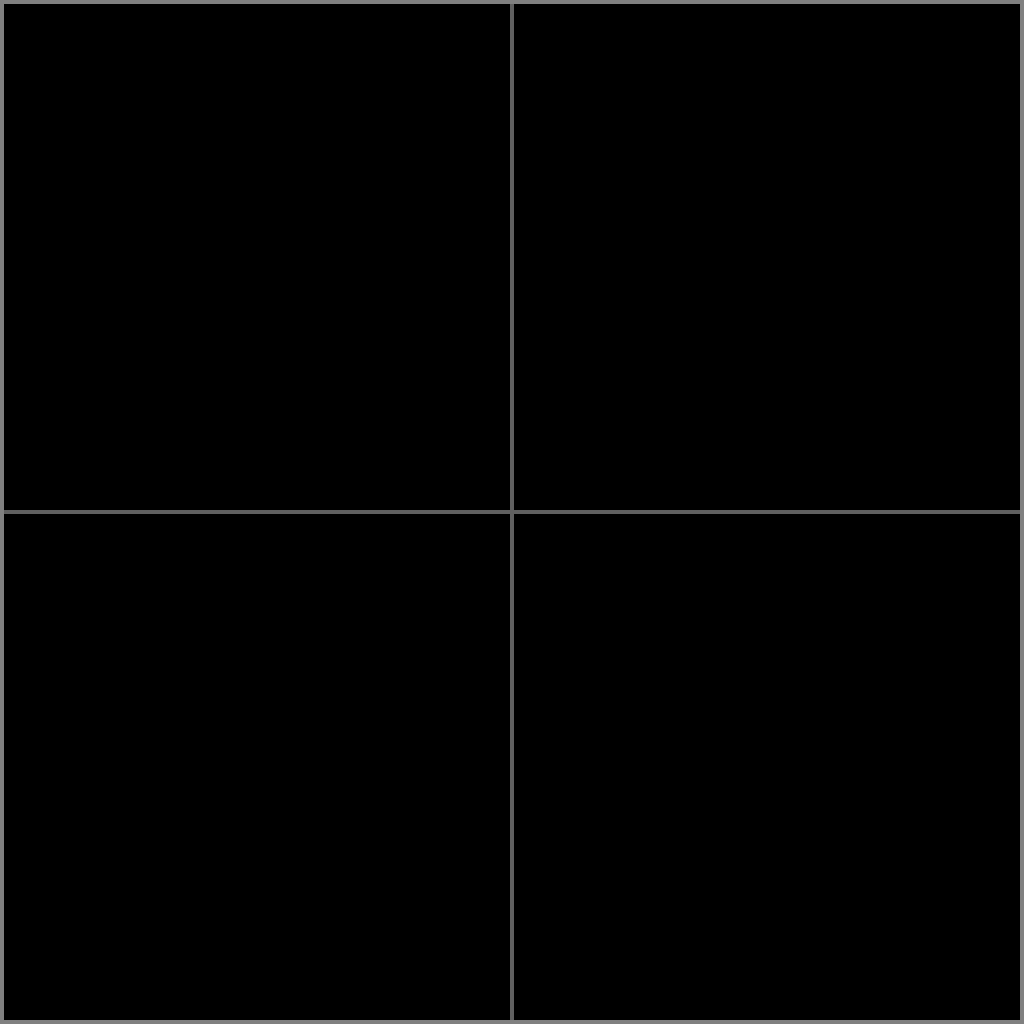
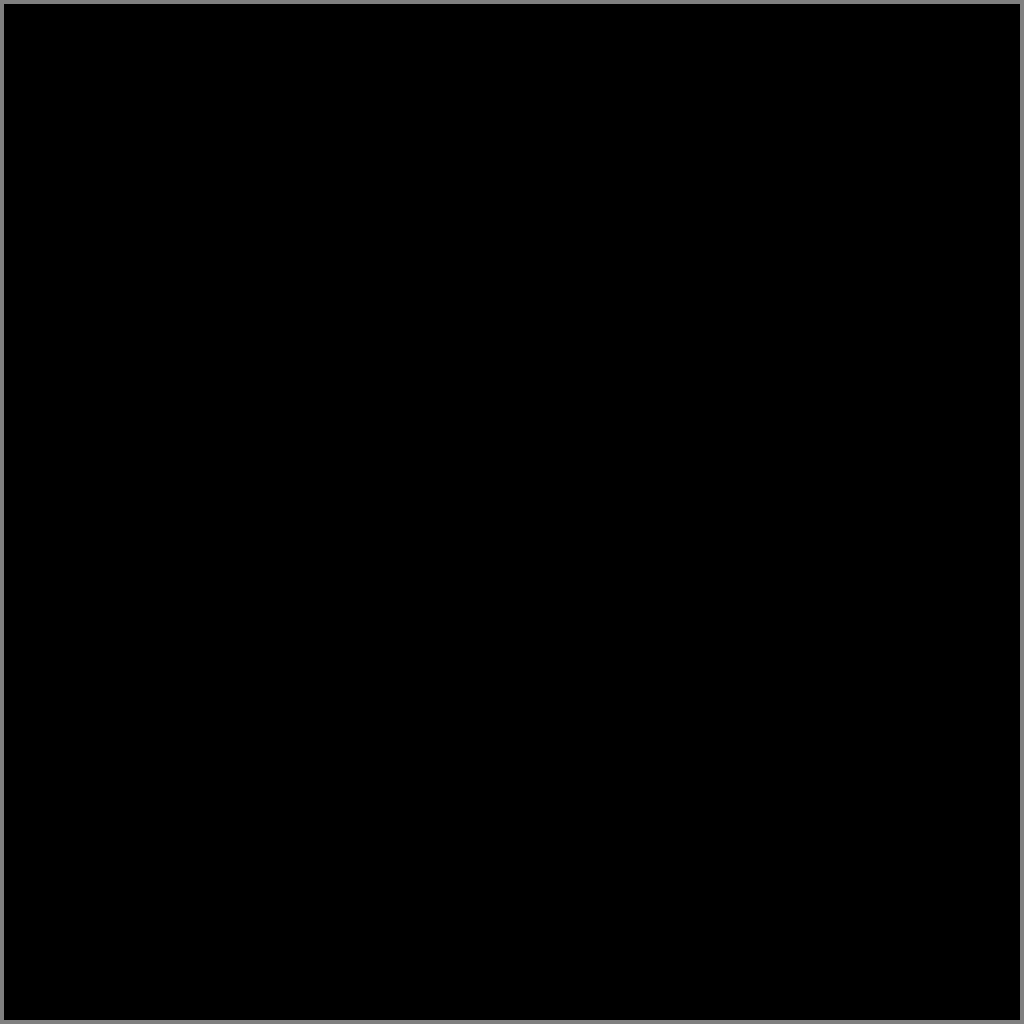
Two versions of the same layered image (w=1024, h=1024). Layer-by-layer changes:
hid group "Pattern_01" (3 layers) over (4, 4, 1020, 1020)
added group "Pattern_00" with 2 layers over (4, 4, 1020, 1020)
added layer "01" (13th of 13, in "Pattern_00") in group "Pattern_00" over (4, 4, 1020, 1020)
added layer "00" (5th of 5, in "Pattern_00") in group "Pattern_00" over (4, 4, 1020, 1020)
